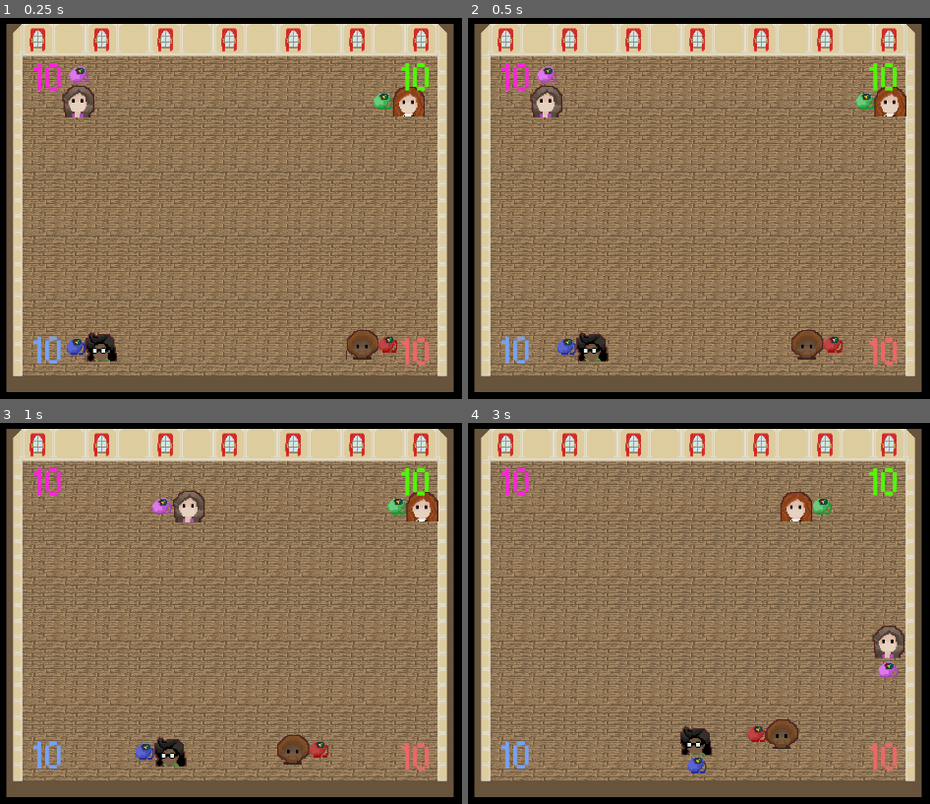
Above: before the commit, frames 1-4 (two rows, left to right).
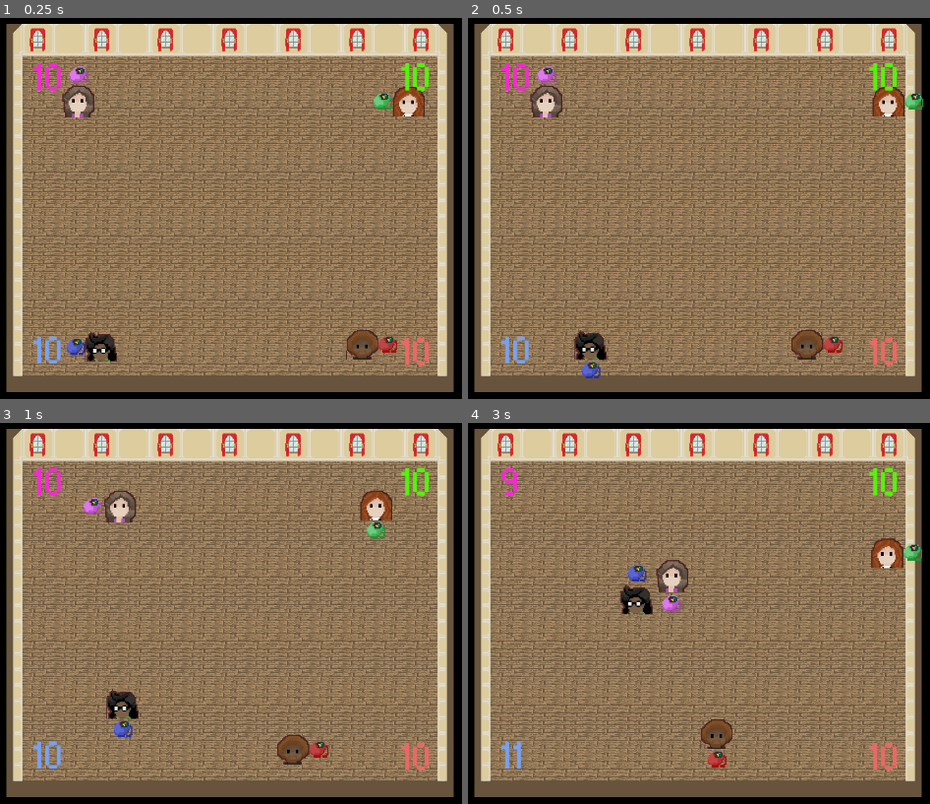
Above: after the commit, the same moments.

Repository: Zedjones/Hackathon-Simulator-2018
Game: Godot game, scene res://Scenes/SwagStruggle/SwagStruggle.tscn
Two runs of this game, one before a commit and one after it. Both use one fixed random seed, a clock stepped at 60 frames per second and the inputs below. This scene is started directly instead of the project's main scene.
Inputs (mouse positions are in pixels of both pictures, inside the frame that each line leads up to):
- Up to frame 1 (0.25 s): no input
- Up to frame 2 (0.5 s): no input
- Up to frame 3 (1 s): tap Enter at 0.5 s; move the mouse to (388, 594) at 0.52 s; hold Right (ui_right) from 0.53 s (still down); hold Enter from 0.53 s (still down); click (388, 594) at 0.67 s
- Up to frame 4 (3 s): move the mouse to (528, 640) at 1.27 s; release Right (ui_right) at 1.28 s; release Enter at 1.28 s; hold Down (ui_down) 1.28-2.03 s; tap Enter at 1.35, 2.85 s; move the mouse to (763, 522) at 2.02 s; hold Right (ui_right) 2.03-2.78 s; hold Enter 2.03-2.78 s; move the mouse to (643, 704) at 2.77 s; hold Up (ui_up) from 2.78 s (still down); click (643, 704) at 2.92 s

Frame 1 is identical in both runs. In frame 2, 1.0% of the frame differs, in the area x 19-99%, y 18-95%; in frame 3, 3.5%; in frame 4, 4.9%, in the area x 7-99%, y 11-92%.

Commit message:
Continued implementing SwagStruggle

Diff:
--- a/Entities/Backpack.gd
+++ b/Entities/Backpack.gd
@@ -57,8 +57,19 @@
 		$BackpackCollision.position.x = new_x_coll
 
 func _on_Backpack_body_entered(body):
-	#print(body.get_type())
-	pass
+	if $"..".is_frozen():
+		return
+	if(body.get_type().find("Swag") != -1 and body != $".."):
+		if $"..".is_frozen() or body.is_frozen() or body.get_invincible():
+			return
+		body.freeze(true)
+		body.start_freeze_timer()
+		$"..".freeze(true)
+		$"../FreezeTimer".start()
+		if $"..".get_score() == 0:
+			return
+		$"..".change_score(-1)
+		body.change_score(1)
 
 func get_type():
 	return "backpack"
--- a/Entities/BackpackAI.gd
+++ b/Entities/BackpackAI.gd
@@ -25,6 +25,8 @@
 func _process(delta):
 	var velocity = Vector2()
 	var pos_diff = $"..".get_direction()
+	if($"..".is_frozen()):
+		return
 	if(pos_diff.x < 0):
 		velocity.x -= 1
 	elif(pos_diff.x > 0):
@@ -58,9 +60,19 @@
 	return "backpack"
 
 func _on_BackpackAI_body_entered(body):
-	pass
-	if(body.get_type().find("Wall") != -1):
-		print("Backpack colliding with " + body.get_type())
+	if(body.get_type().find("Swag") != -1 and body != $".."):
+		if $"..".is_frozen() or body.is_frozen() or body.get_invincible():
+			return
+		print("Collided with backpack " + str($"..".get_id()))
+		print(body.get_type())
+		body.freeze(true)
+		body.start_freeze_timer()
+		$"..".freeze(true)
+		$"../FreezeTimer".start()
+		if $"..".get_score() == 0:
+			return
+		$"..".change_score(-1)
+		body.change_score(1)
 
 func _on_BackpackAI_area_entered(area):
 	pass
--- a/Entities/SwagAI.gd
+++ b/Entities/SwagAI.gd
@@ -5,12 +5,14 @@
 # var b = "textvar"
 
 export (int) var SPEED
+var score
 var current_target
 var enemies
 var frozen
 var id = 0
 var direction
 var cooldown
+var invincible
 
 func _ready():
 	# Called every time the node is added to the scene.
@@ -19,9 +21,11 @@
 	id = 2
 	randomize()
 	cooldown = false
+	score = 10
 
 func _process(delta):
-	move_and_collide(direction*SPEED*delta)
+	if not frozen:
+		move_and_collide(direction*SPEED*delta)
 
 func setup_AI(enemy_list, ident):
 	enemies = enemy_list
@@ -46,6 +50,9 @@
 
 func freeze(is_frozen):
 	frozen = is_frozen
+
+func is_frozen():
+	return frozen
 
 func switch_target():
 	var d = randi() % 4
@@ -93,3 +100,26 @@
 
 func get_direction():
 	return direction
+
+func start_freeze_timer():
+	$FreezeTimer.start()
+
+func _on_FreezeTimer_timeout():
+	frozen = false
+	invincible = true
+	$StealCooldown.start()
+
+func change_score(delta):
+	score += delta
+
+func get_score():
+	return score
+
+func set_invincible(set_invincible):
+	invincible = set_invincible
+
+func get_invincible():
+	return invincible
+
+func _on_StealCooldown_timeout():
+	invincible = false
--- a/Entities/SwagAI.tscn
+++ b/Entities/SwagAI.tscn
@@ -58,7 +58,7 @@
 [node name="Timer" type="Timer" parent="." index="2"]
 
 process_mode = 1
-wait_time = 2.0
+wait_time = 0.5
 one_shot = false
 autostart = true
 
@@ -67,16 +67,30 @@
 process_mode = 1
 wait_time = 2.0
 one_shot = false
-autostart = true
+autostart = false
 
-[node name="SwagSprite" type="Sprite" parent="." index="4"]
+[node name="FreezeTimer" type="Timer" parent="." index="4"]
+
+process_mode = 1
+wait_time = 2.0
+one_shot = true
+autostart = false
+
+[node name="StealCooldown" type="Timer" parent="." index="5"]
+
+process_mode = 1
+wait_time = 4.5
+one_shot = true
+autostart = false
+
+[node name="SwagSprite" type="Sprite" parent="." index="6"]
 
 texture = ExtResource( 2 )
 region_enabled = true
 region_rect = Rect2( 52, 0, 26, 24 )
 _sections_unfolded = [ "Animation", "Offset", "Region", "Transform" ]
 
-[node name="BackpackAI" type="Area2D" parent="." index="5"]
+[node name="BackpackAI" type="Area2D" parent="." index="7"]
 
 input_pickable = true
 gravity_vec = Vector2( 0, 1 )
@@ -110,6 +124,10 @@
 
 [connection signal="timeout" from="TargetCooldown" to="." method="disable_cooldown"]
 
+[connection signal="timeout" from="FreezeTimer" to="." method="_on_FreezeTimer_timeout"]
+
+[connection signal="timeout" from="StealCooldown" to="." method="_on_StealCooldown_timeout"]
+
 [connection signal="area_entered" from="BackpackAI" to="BackpackAI" method="_on_BackpackAI_area_entered"]
 
 [connection signal="body_entered" from="BackpackAI" to="BackpackAI" method="_on_BackpackAI_body_entered"]
--- a/Entities/SwagPlayer.gd
+++ b/Entities/SwagPlayer.gd
@@ -2,17 +2,16 @@
 
 export (int) var SPEED
 var screensize
+var frozen
+var score
+var invincible
 
 func _ready():
 	# Called every time the node is added to the scene.
 	# Initialization here
 	screensize = get_viewport_rect().size
+	score = 10
 	randomize()
-#func _process(delta):
-#	# Called every frame. Delta is time since last frame.
-#	# Update game logic here.
-#	pass
-
 
 func _process(delta):
 	var velocity = Vector2()
@@ -26,10 +25,37 @@
 		velocity.y += 1
 	if velocity.length() > 0:
 		velocity = velocity.normalized() * SPEED
-	#position += velocity * delta
-	#position.x = clamp(position.x, 0, screensize.x)
-	#position.y = clamp(position.y, 0, screensize.y)
-	move_and_slide(velocity)
+	if not frozen:
+		move_and_slide(velocity)
 
 func get_type():
 	return "SwagPlayer"
+
+func start_freeze_timer():
+	$FreezeTimer.start()
+
+func freeze(to_freeze):
+	frozen = to_freeze
+
+func is_frozen():
+	return frozen
+
+func _on_FreezeTimer_timeout():
+	frozen = false
+	invincible = true
+	$StealCooldown.start()
+
+func change_score(delta):
+	score += delta
+
+func get_score():
+	return score
+
+func set_invincible(set_invincible):
+	invincible = set_invincible
+
+func get_invincible():
+	return invincible
+
+func _on_StealCooldown_timeout():
+	invincible = false
--- a/Entities/SwagPlayer.tscn
+++ b/Entities/SwagPlayer.tscn
@@ -40,7 +40,21 @@
 region_rect = Rect2( 0, 0, 26, 26 )
 _sections_unfolded = [ "Region" ]
 
-[node name="Backpack" type="Area2D" parent="." index="2"]
+[node name="FreezeTimer" type="Timer" parent="." index="2"]
+
+process_mode = 1
+wait_time = 2.0
+one_shot = true
+autostart = false
+
+[node name="StealCooldown" type="Timer" parent="." index="3"]
+
+process_mode = 1
+wait_time = 4.5
+one_shot = true
+autostart = false
+
+[node name="Backpack" type="Area2D" parent="." index="4"]
 
 input_pickable = true
 gravity_vec = Vector2( 0, 1 )
@@ -68,4 +82,8 @@
 position = Vector2( 0.53772, -21.5092 )
 shape = SubResource( 2 )
 
+[connection signal="timeout" from="FreezeTimer" to="." method="_on_FreezeTimer_timeout"]
+
+[connection signal="timeout" from="StealCooldown" to="." method="_on_StealCooldown_timeout"]
+
 [connection signal="body_entered" from="Backpack" to="Backpack" method="_on_Backpack_body_entered"]
--- a/Scenes/SwagStruggle/SwagStruggle.gd
+++ b/Scenes/SwagStruggle/SwagStruggle.gd
@@ -4,10 +4,12 @@
 # var a = 2
 # var b = "textvar"
 
+var players
+
 func _ready():
 	# Called every time the node is added to the scene.
 	# Initialization here
-	var players = []
+	players = []
 	players.append($"SwagPlayer")
 	players.append($"SwagAI1")
 	players.append($"SwagAI2")
@@ -16,3 +18,9 @@
 	$"SwagAI2".setup_AI(players, 3)
 	$"SwagAI3".setup_AI(players, 4)
 	randomize()
+
+func _process(delta):
+	$SwagStruggleHUD/PlayerOneScore.text = str($SwagPlayer.get_score())
+	$SwagStruggleHUD/PlayerTwoScore.text = str($SwagAI1.get_score())
+	$SwagStruggleHUD/PlayerThreeScore.text = str($SwagAI2.get_score())
+	$SwagStruggleHUD/PlayerFourScore.text = str($SwagAI3.get_score())
--- a/Scenes/SwagStruggle/SwagStruggle.tscn
+++ b/Scenes/SwagStruggle/SwagStruggle.tscn
@@ -17,17 +17,18 @@
 [node name="SwagPlayer" parent="." index="2" instance=ExtResource( 4 )]
 
 position = Vector2( 417.267, 179.325 )
+SPEED = 150
 
-[node name="SwagAI3" parent="." index="3" instance=ExtResource( 5 )]
-
-position = Vector2( 917, 574.097 )
-
-[node name="SwagAI1" parent="." index="4" instance=ExtResource( 5 )]
+[node name="SwagAI1" parent="." index="3" instance=ExtResource( 5 )]
 
 position = Vector2( 917.264, 179.122 )
 _sections_unfolded = [ "Collision", "Pickable", "Transform", "collision" ]
 
-[node name="SwagAI2" parent="." index="5" instance=ExtResource( 5 )]
+[node name="SwagAI2" parent="." index="4" instance=ExtResource( 5 )]
 
 position = Vector2( 417, 577.421 )
 _sections_unfolded = [ "Collision", "Pause", "Pickable", "Transform" ]
+
+[node name="SwagAI3" parent="." index="5" instance=ExtResource( 5 )]
+
+position = Vector2( 917, 574.097 )
--- a/UI/SwagStruggleHUD.tscn
+++ b/UI/SwagStruggleHUD.tscn
@@ -42,7 +42,7 @@
 max_lines_visible = -1
 _sections_unfolded = [ "Rect", "custom_colors", "custom_fonts" ]
 
-[node name="PlayerOneScore2" type="Label" parent="." index="1"]
+[node name="PlayerTwoScore" type="Label" parent="." index="1"]
 
 anchor_left = 0.0
 anchor_top = 0.0
@@ -66,7 +66,7 @@
 max_lines_visible = -1
 _sections_unfolded = [ "Rect", "custom_colors", "custom_fonts" ]
 
-[node name="PlayerOneScore3" type="Label" parent="." index="2"]
+[node name="PlayerThreeScore" type="Label" parent="." index="2"]
 
 anchor_left = 0.0
 anchor_top = 0.0
@@ -90,7 +90,7 @@
 max_lines_visible = -1
 _sections_unfolded = [ "Rect", "custom_colors", "custom_fonts" ]
 
-[node name="PlayerOneScore4" type="Label" parent="." index="3"]
+[node name="PlayerFourScore" type="Label" parent="." index="3"]
 
 anchor_left = 0.0
 anchor_top = 0.0
